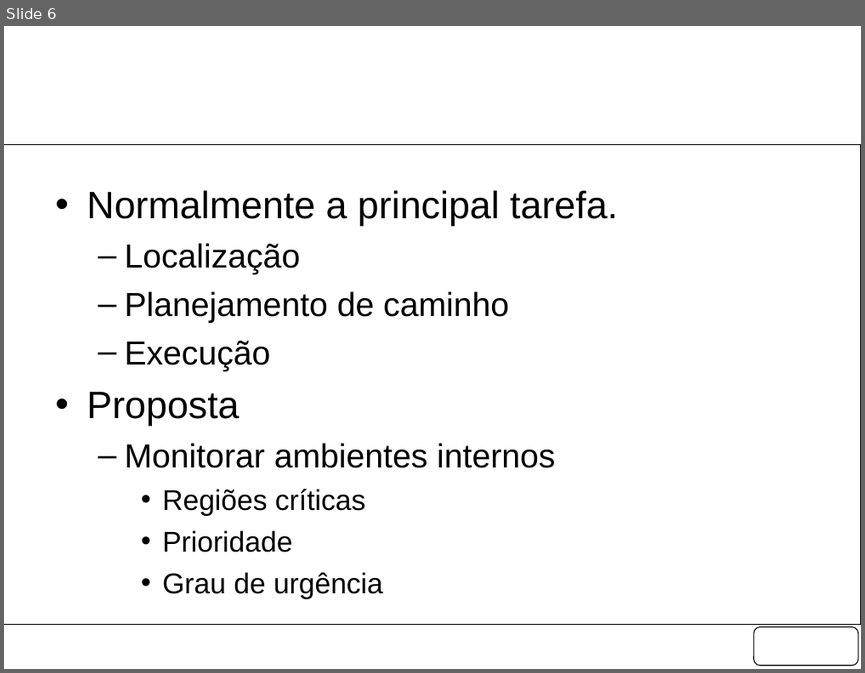
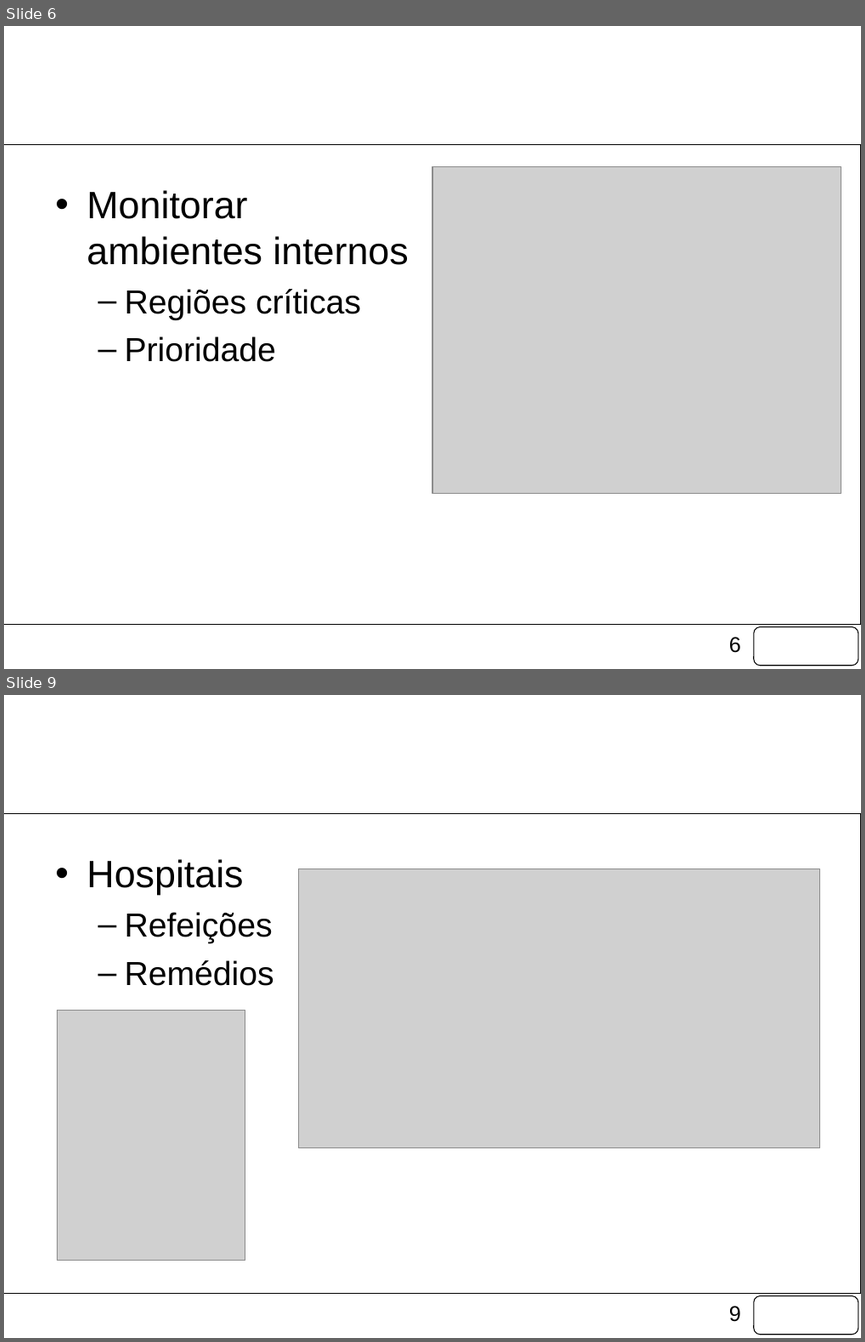
Before and after one commit to fongoses/robo2, a slide deck: documentos/Apresentação Março.pptx. Shown one above the other, each under a label of ours: slide 6 before the commit, slides 6 and 9 after it; the slides between them are not shown. The pictures are 865x673 and 865x1342 pixels, drawn with LibreOffice and Linux fonts; fonts in the diff are those of the drawing; grey boxes stand for pictures; background and template pictures are left out. Boxes give left, top, right and bottom in pixels: in the first picture for what was removed or moved away, otherwise in the second. Text is boxed around its words. In the diff, an @@ line names an element or a change of style, - is before the commit and + after.

```diff
--- a/documentos/Apresentação Março.pptx
+++ b/documentos/Apresentação Março.pptx
@@ slide 9 added at [4,695,861,1338], background picture (left out); not listed: 3 template elements that a slide beside it also shows @@
@@ title added at [46,721,817,827], 44 pt, text #FFFFFF @@
+Projeto - Aplicações
@@ text added at [86,859,274,986], 28 pt, text #000000 @@
+• Hospitais
+  – Refeições
+  – Remédios
@@ picture added at [299,869,820,1148] @@
@@ picture added at [57,1009,245,1260] @@
@@ slide 6 changed as well @@
@@ text "Monitorar ambientes internos" at [86,190,408,362]: size 28 to 32 pt in "Monitorar ambientes internos"; size 24 to 28 pt in "Regiões críticas", "Prioridade"; bullet – to •; list level 2 to 1 in "Monitorar ambientes internos"; bullet • to –; list level 3 to 2 in "Regiões críticas"; list level 3 to 2 in "Prioridade" @@
@@ picture added at [432,166,841,493] @@
@@ text at [86,190,618,426]: paragraphs removed @@
-• Normalmente a principal tarefa.
-  – Localização
-  – Planejamento de caminho
-  – Execução
-• Proposta
@@ text at [162,572,383,599]: paragraph removed @@
-    • Grau de urgência
@@ page number added at [729,636,741,652], 18 pt, text #000000 @@
+6
```
Also in this commit, not shown: 15 other slides changed, 10 other slides added, 1 slide removed, 15 other files.
